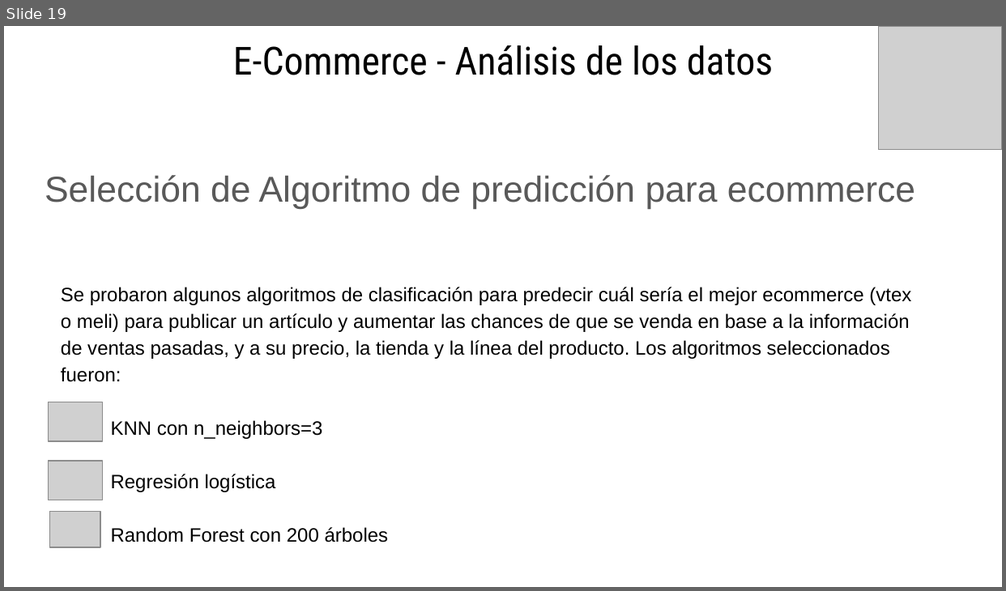
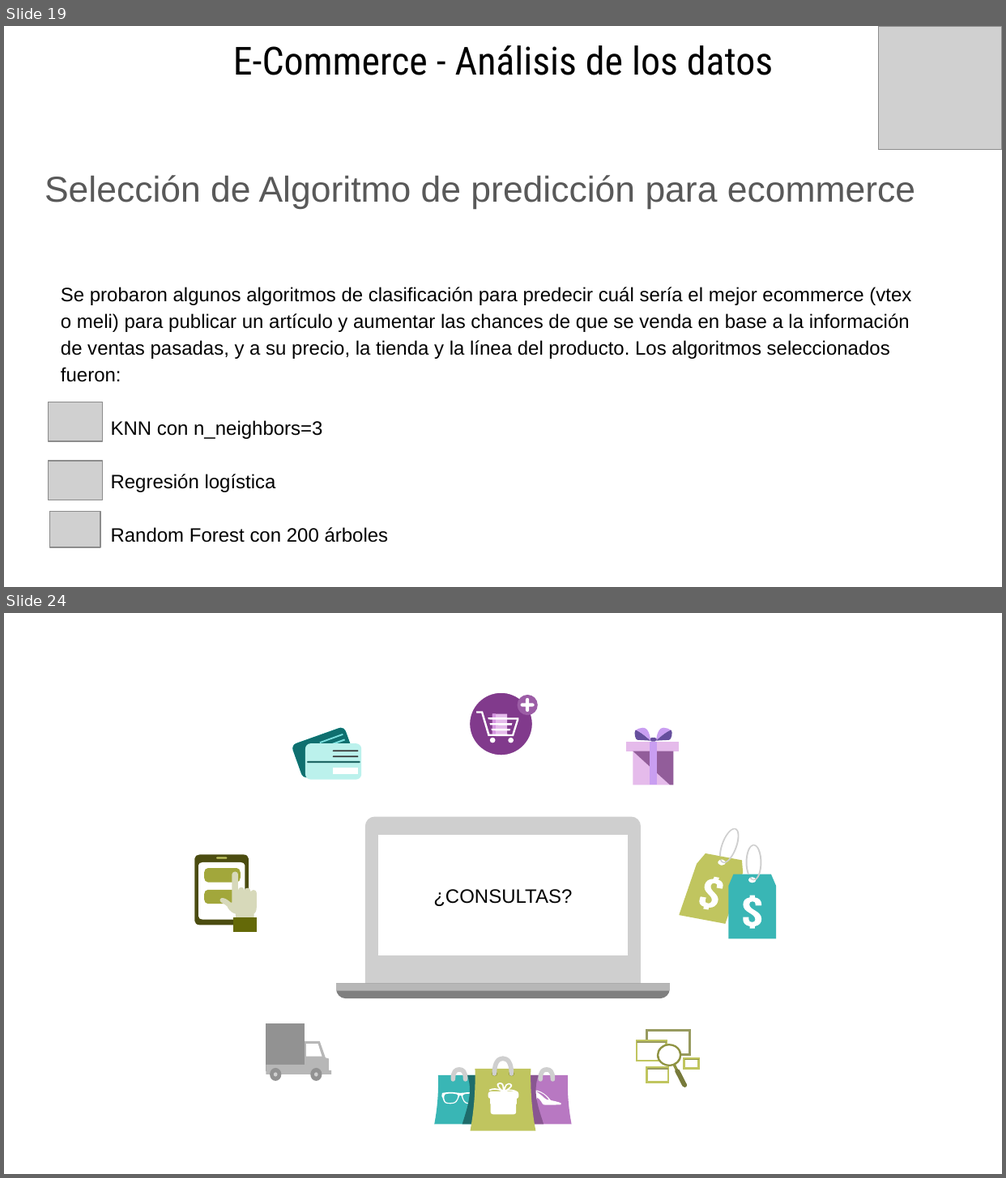
Before and after one commit to eliasguillermo/ds-ecommerce, a slide deck: PROYECTO FINAL - PRESENTANCION GERENCIAL.pptx. Shown one above the other, each under a label of ours: slide 19 before the commit, slides 19 and 24 after it; the slides between them are not shown. The pictures are 1006x591 and 1006x1178 pixels, drawn with LibreOffice and Linux fonts; fonts in the diff are those of the drawing; grey boxes stand for pictures. Boxes give left, top, right and bottom in pixels: in the first picture for what was removed or moved away, otherwise in the second. Text is boxed around its words. In the diff, an @@ line names an element or a change of style, - is before the commit and + after.

```diff
--- a/PROYECTO FINAL - PRESENTANCION GERENCIAL.pptx
+++ b/PROYECTO FINAL - PRESENTANCION GERENCIAL.pptx
@@ slide 24 added at box(4, 613, 1002, 1174), background #FFFFFF @@
@@ group added at box(468, 692, 537, 758): 16 freeform shapes, 2 rectangles @@
@@ group added at box(627, 728, 680, 786): 15 freeform shapes @@
@@ group added at box(292, 728, 361, 780): 21 freeform shapes @@
@@ group added at box(336, 816, 670, 999): 4 freeform shapes @@
+¿CONSULTAS?
@@ group added at box(679, 828, 777, 939): 6 freeform shapes @@
@@ group added at box(194, 854, 258, 932): 14 freeform shapes @@
@@ group added at box(266, 1024, 331, 1081): 7 freeform shapes @@
@@ group added at box(637, 1030, 698, 1088): 11 freeform shapes @@
@@ freeform shape added at box(453, 1070, 465, 1080), outline #CFCFCF 3.28 pt @@
@@ freeform shape added at box(470, 1069, 536, 1131), fill #C0C55F @@
@@ freeform shape added at box(492, 1071, 498, 1076), fill #909628 @@
@@ freeform shape added at box(494, 1059, 511, 1074), outline #CFCFCF 3.28 pt @@
@@ freeform shape added at box(509, 1071, 515, 1076), fill #909628 @@
@@ freeform shape added at box(541, 1070, 553, 1080), outline #CFCFCF 3.28 pt @@
@@ freeform shape added at box(434, 1075, 486, 1124), fill #39B6B5 @@
@@ freeform shape added at box(442, 1092, 479, 1104), fill #FFFFFF @@
@@ freeform shape added at box(451, 1078, 455, 1081), fill #277D7C @@
@@ freeform shape added at box(462, 1075, 486, 1124), fill #1E6C6B @@
@@ freeform shape added at box(464, 1078, 468, 1081), fill #277D7C @@
@@ freeform shape added at box(488, 1092, 519, 1100), fill #FFFFFF @@
@@ freeform shape added at box(489, 1083, 519, 1094), fill #FFFFFF @@
@@ freeform shape added at box(491, 1093, 517, 1104), fill #FFFFFF, outline #FFFFFF 0.75 pt @@
@@ freeform shape added at box(520, 1075, 572, 1124), fill #B878C2 @@
@@ freeform shape added at box(520, 1075, 544, 1124), fill #895691 @@
@@ freeform shape added at box(533, 1090, 562, 1105), fill #FFFFFF @@
@@ freeform shape added at box(537, 1092, 549, 1100), fill #B878C2 @@
@@ freeform shape added at box(539, 1078, 543, 1081), fill #895691 @@
@@ freeform shape added at box(491, 1103, 517, 1115), fill #FFFFFF @@
```
Also in this commit, not shown: 2 slides changed, 3 other slides added, 1 slide removed.
